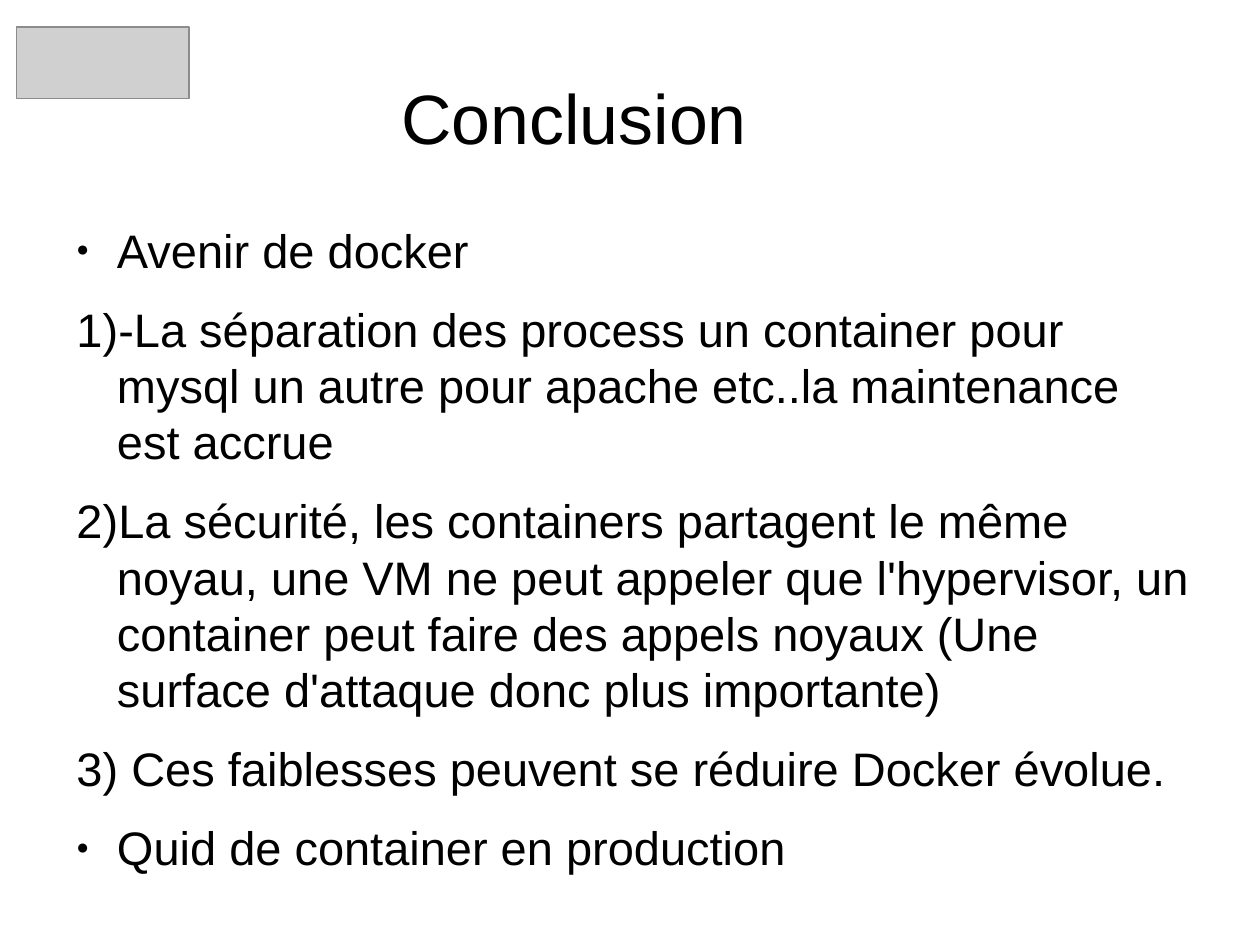
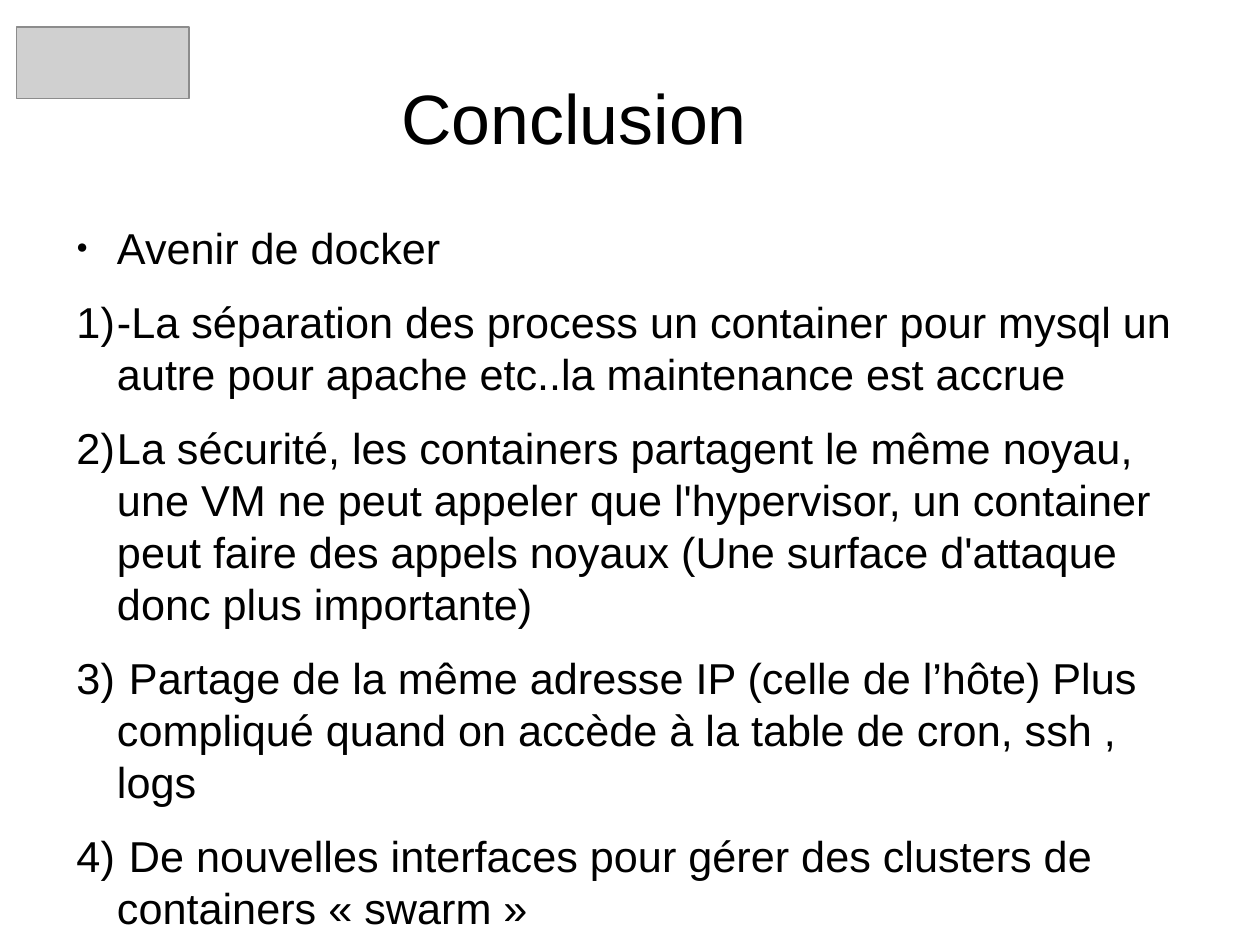
Before and after one commit to heylve/current, a slide deck: slide 20 of Rencontre_devs/docker_dev_conf_20_11_2017.odp (slide 16 before the commit). Drawn at 1260x945 pixels with LibreOffice and Linux fonts; fonts in the diff are those of the drawing; grey boxes stand for pictures. Boxes give left, top, right and bottom in pixels: in the first picture for what was removed or moved away, otherwise in the second. Text is boxed around its words. In the diff, an @@ line names an element or a change of style, - is before the commit and + after.

Commit message:
WIP docker

```diff
--- a/Rencontre_devs/docker_dev_conf_20_11_2017.odp
+++ b/Rencontre_devs/docker_dev_conf_20_11_2017.odp
@@ text at [76,232,1171,628]: size 29.6 to 27.2 pt in "Avenir de docker", "-La séparation des process un container pour ...", "La sécurité, les containers partagent le même ..." @@
@@ text at [117,662,1136,925]: text changed; size 29.6 to 27.2 pt @@
-3) Ces faiblesses peuvent se réduire Docker évolue.
-● Quid de container en production
+3) Partage de la même adresse IP (celle de l’hôte) Plus compliqué quand on accède à la table de cron, ssh , logs
+4) De nouvelles interfaces pour gérer des clusters de containers « swarm »
```
Also in this commit, not shown: 11 other slides changed, 4 slides added.
